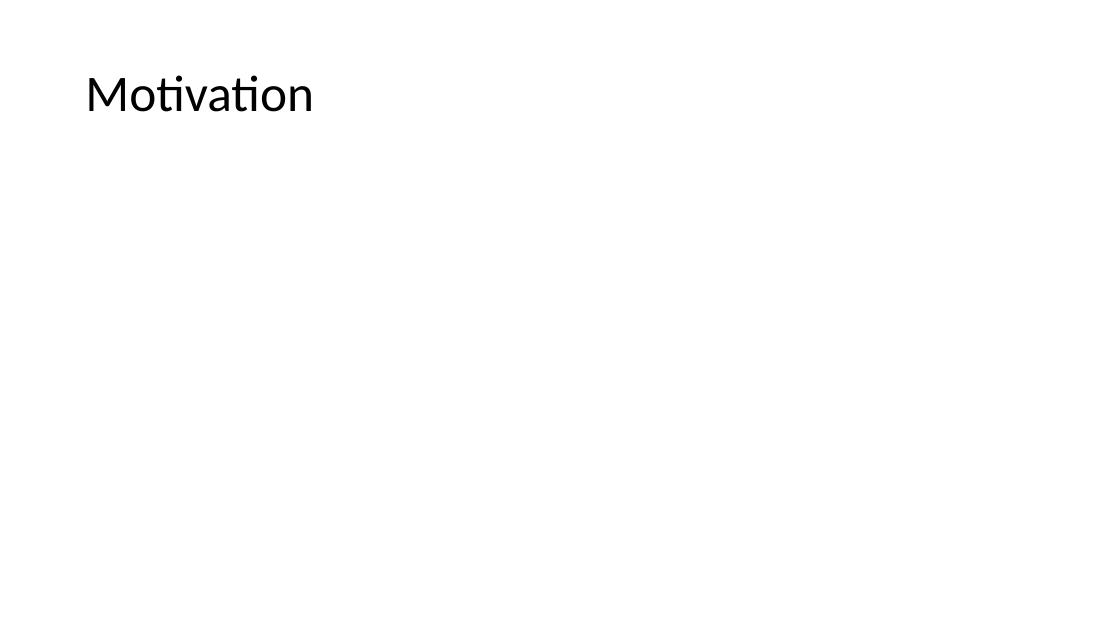
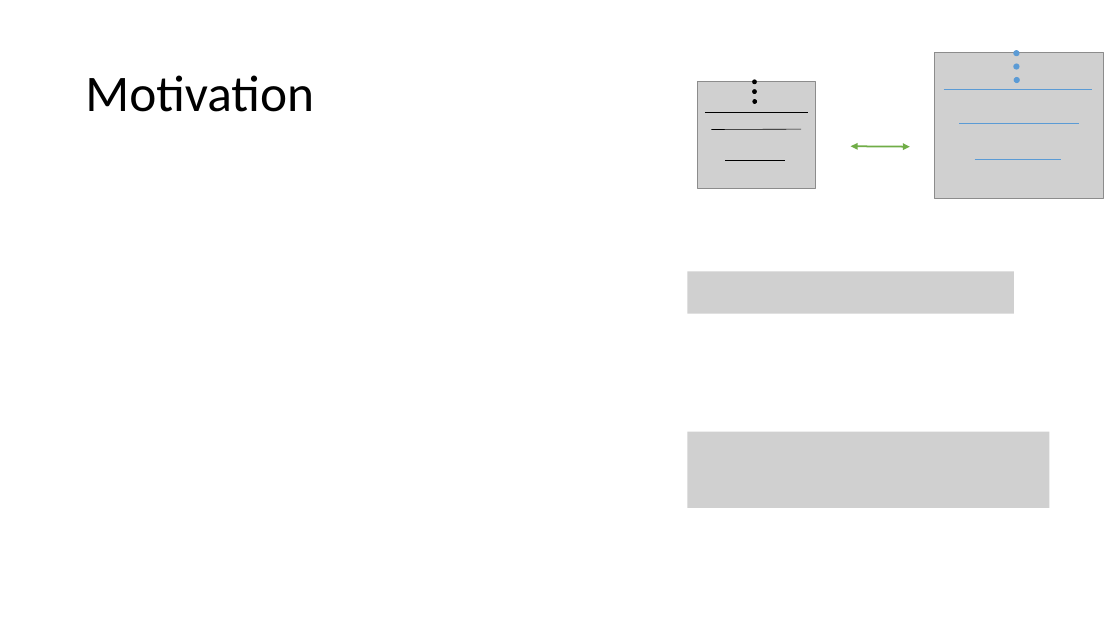
Before and after one commit to EeshGupta/Multimode-Conditional-Displacements, a slide deck: slide 2 of presentations/mcs_sqms.pptx. Drawn at 1120x630 pixels with LibreOffice and Linux fonts; fonts in the diff are those of the drawing; grey boxes stand for pictures. Boxes give left, top, right and bottom in pixels: in the first picture for what was removed or moved away, otherwise in the second. Text is boxed around its words. In the diff, an @@ line names an element or a change of style, - is before the commit and + after.

```diff
--- a/presentations/mcs_sqms.pptx
+++ b/presentations/mcs_sqms.pptx
@@ group added at box(934, 50, 1103, 198): 3 lines, 3 ellipses, 1 picture @@
@@ group added at box(697, 80, 815, 188): 3 lines, 3 ellipses, 1 picture @@
@@ double arrow added from (851, 146) to (910, 147), #70AD47 1.5 pt @@
@@ picture added at box(687, 271, 1014, 313) @@
@@ picture added at box(687, 432, 1049, 508) @@
```
Also in this commit, not shown: 6 other slides changed, 3 slides added, 18 slides removed.
